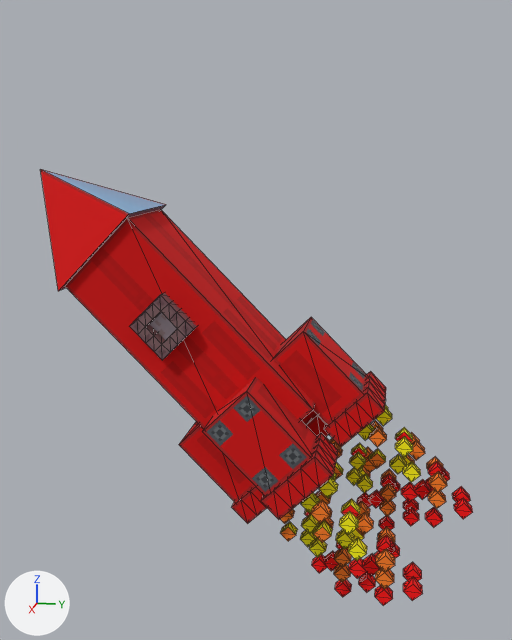
The glTF model models/rocket.gltf, before and after one commit.
Before and after are seen from a 50 mm camera at (7.1, 1.83, 5.03) aimed at (0.0, 0.41, 3.26). Lighting does not change. The marker at lower left points along +X, +Y and +Z. Mesh edges are drawn as thin lines. Where no turn or scale is listed for an object, it has been applied to the vertices. Vertices at the same position are counted once.

The first picture shows 'cuboid'.
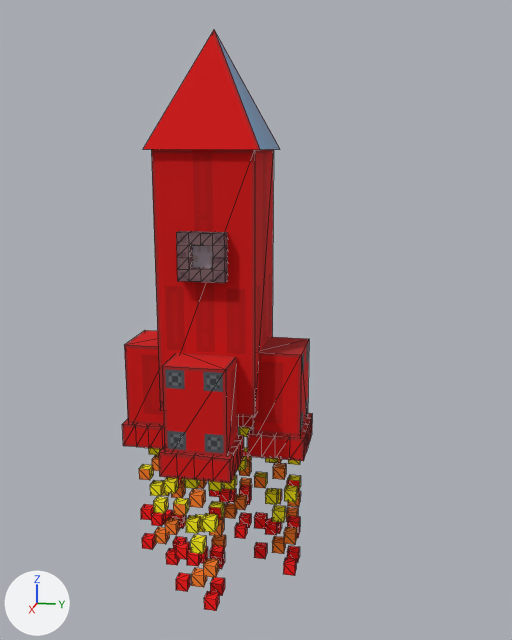
What the commit changed:
me_mesh_0 is used by ob_cuboid; parent ob_node_1; location (0.0, -0.0625, 2.938); rotation (0.785, 0.0, 0.0), in degrees (45, 0, 0).
me_mesh_0 had 1045 vertices, 1634 faces and spanned x -1.0..1.06, y -0.98..0.98, z -3.0..2.62.
me_mesh_0 now has 285 vertices, 482 faces and spans x -0.98..0.98, y -0.98..0.98, z 0.44..4.69.
me_mesh_0 part 1: the loose piece of 8 vertices spanning x -0.5..0.5, y -0.5..0.5, z -1.12..1.5 is moved by (0.0, 0.0, 2.06).
me_mesh_0 part 2: the loose piece of 8 vertices spanning x -0.94..-0.44, y -0.31..0.31, z -1.5..-0.5 is moved by (0.0, 0.0, 2.06).
me_mesh_0 part 3: the loose piece of 8 vertices spanning x 0.44..0.94, y -0.31..0.31, z -1.5..-0.5 is moved by (0.0, 0.0, 2.06).
me_mesh_0 part 4: the loose piece of 8 vertices spanning x -0.31..0.31, y -0.94..-0.44, z -1.5..-0.5 is moved by (0.0, 0.0, 2.06).
me_mesh_0 part 5: the loose piece of 8 vertices spanning x -0.31..0.31, y 0.44..0.94, z -1.5..-0.5 is moved by (0.0, 0.0, 2.06).
me_mesh_0 part 6: the loose piece of 5 vertices spanning x -0.56..0.56, y -0.56..0.56, z 1.5..2.62 is moved by (0.0, 0.0, 2.06).
me_mesh_0 part 7: the loose piece of 48 vertices spanning x -0.36..0.36, y 0.39..0.98, z -1.62..-1.38 is moved by (0.0, 0.0, 2.06).
me_mesh_0 part 8: the loose piece of 48 vertices spanning x -0.36..0.36, y -0.98..-0.39, z -1.62..-1.38 is moved by (0.0, 0.0, 2.06).
me_mesh_0 part 9: the loose piece of 48 vertices spanning x 0.39..0.98, y -0.36..0.36, z -1.62..-1.38 is moved by (0.0, 0.0, 2.06).
me_mesh_0 part 10: the loose piece of 48 vertices spanning x -0.98..-0.39, y -0.36..0.36, z -1.62..-1.38 is moved by (0.0, 0.0, 2.06).
me_mesh_0 part 11: the loose piece of 48 vertices spanning x 0.38..0.62, y -0.23..0.23, z 0.27..0.73 is moved by (0.0, 0.0, 2.06).
me_mesh_0 part 12: 92 loose pieces with 760 vertices, spanning x -1.0..1.06, y -0.91..0.9, z -3.0..-1.69, are deleted.
me_mesh_0 no longer uses material mat_material_1.
Mesh me_mesh_4 is new.
It has 190 vertices, 288 faces and spans x -1.813..-1.125, y 0.403..0.903, z 0.938..2.25.
It uses material mat_material_1.
Mesh me_mesh_3 is new.
It has 190 vertices, 288 faces and spans x -1.75..-1.062, y -0.909..-0.409, z 0.938..2.25.
It uses material mat_material_1.
Mesh me_mesh_2 is new.
It has 190 vertices, 288 faces and spans x -2.438..-1.75, y -0.284..0.216, z 0.938..2.25.
It uses material mat_material_1.
Mesh me_mesh_1 is new.
It has 190 vertices, 288 faces and spans x -1.063..-0.375, y -0.284..0.216, z 0.938..2.25.
It uses material mat_material_1.
Object 'cuboid' (ob_cuboid) turns from (45, 0, 0) to (0, 0, 0) degrees about x, y and z.
Object 'cuboid' (ob_cuboid) moves from (0.0, -0.0625, 2.938) to (0.0, 0.0, 1.438).
Object 'cuboid.004' (ob_cuboid_004) is new; it shows me_mesh_4.
Its location is (1.44, 0.0, -0.44).
Object 'cuboid.003' (ob_cuboid_003) is new; it shows me_mesh_3.
Its location is (1.44, 0.0, -0.44).
Object 'cuboid.002' (ob_cuboid_002) is new; it shows me_mesh_2.
Its location is (1.44, 0.0, -0.44).
Object 'cuboid.001' (ob_cuboid_001) is new; it shows me_mesh_1.
Its location is (1.44, 0.0, -0.44).

Pixel boxes (x1, y1, x2, y2) of what changed, in the pictures (512 x 640 px; the box of a moved part takes in the faces that stretch with it):
'cuboid', reshaped, moved, turned
    before: (40, 169, 473, 605)
    after: (122, 30, 313, 483)
'cuboid.001', added
    after: (173, 479, 226, 611)
'cuboid.004', added
    after: (254, 458, 301, 576)
'cuboid.003', added
    after: (139, 448, 187, 565)
'cuboid.002', added
    after: (209, 428, 252, 539)
part 1 of me_mesh_0, moved or reshaped
    before: (65, 209, 315, 429)
    after: (151, 149, 274, 417)
part 2 of me_mesh_0, moved or reshaped (not visible afterwards)
    before: (302, 410, 317, 425)
part 3 of me_mesh_0, moved or reshaped
    before: (202, 377, 317, 496)
    after: (162, 353, 238, 457)
part 4 of me_mesh_0, moved or reshaped
    before: (179, 422, 255, 503)
    after: (124, 330, 164, 426)
part 5 of me_mesh_0, moved or reshaped
    before: (273, 317, 367, 425)
    after: (253, 337, 309, 436)
part 6 of me_mesh_0, moved or reshaped
    before: (40, 169, 166, 291)
    after: (143, 30, 280, 150)
part 7 of me_mesh_0, moved or reshaped
    before: (324, 371, 386, 447)
    after: (247, 413, 313, 461)
part 8 of me_mesh_0, moved or reshaped
    before: (232, 486, 267, 524)
    after: (122, 419, 165, 449)
part 9 of me_mesh_0, moved or reshaped
    before: (261, 433, 338, 520)
    after: (159, 435, 244, 483)
part 10 of me_mesh_0, moved or reshaped
    before: (306, 414, 329, 437)
    after: (238, 416, 253, 428)
part 11 of me_mesh_0, moved or reshaped
    before: (130, 293, 197, 360)
    after: (176, 231, 228, 283)
part 12 of me_mesh_0, deleted
    before: (280, 405, 473, 605)
